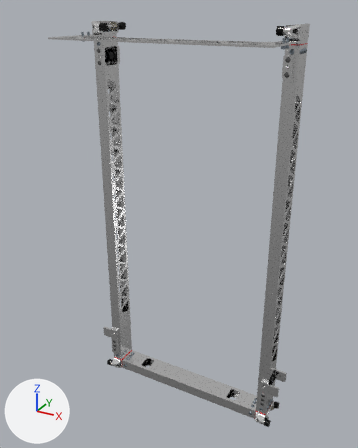
One commit to the glTF model assets/Robot_JustTod/model_0.glb: the scene before it, then after it.
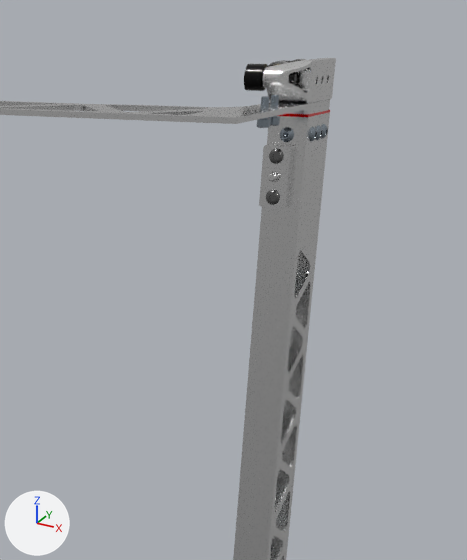
The first picture shows the older version from a 50 mm lens placed at (0.478, -0.734, 0.981), pointed at (-0.004, 0.143, 0.542). The close-ups show both versions on the part from 52% to 100% of the width and 0% to 46% of the height of that picture; other places that the commit changed are outside them. Lighting does not change. The marker at lower left points along +X, +Y and +Z. Where no turn or scale is listed for an object, it has been applied to the vertices.

In view in the first close-up: '97832A172_18-8 Stainless Steel Shoulder Screw', 'Rivet.002', 'Rivet.006', 'SDS Elevator Block.003', 'Socket button head cap screw #10-32 x 0.004', 'Socket button head cap screw #10-32 x 0.009', 'Socket button head cap screw #10-32 x 0.017', 'Socket button head cap screw #10-32 x 0.026', 'Socket head cap screw #10-32 x 0.001', 'Socket head cap screw #10-32 x 0.003', 'Stage 1 Cross Bar', 'Stage 1 Crossbar Spacer', 'Top Hard Stop.001', 'Tube 2"x1"x33" middle L'.
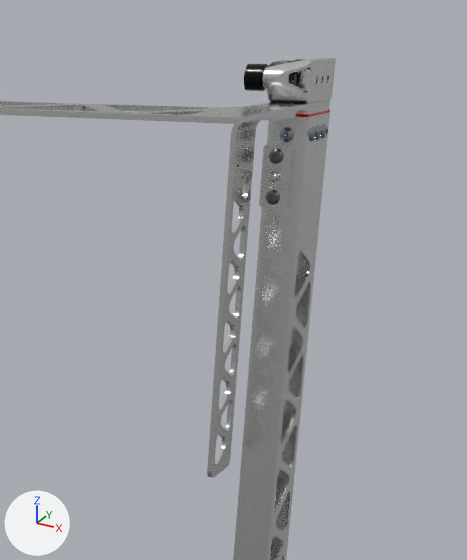
Where the newer file only moved an object's origin or applied its transform, the numbers keep the older frame.

The change, as a diff of the scene's bpy script:
```diff
--- a/assets/Robot_JustTod/model_0.glb.py
+++ b/assets/Robot_JustTod/model_0.glb.py
@@ mat_mat_0 @@
 mat_mat_0 = principled_material('mat_0')
-mat_mat_0.base_color = (0.323, 0.376, 0.429)  # grey #9aa5af
+mat_mat_0.base_color = (0.791, 0.791, 0.791)  # white #e6e6e6
 mat_mat_0.metallic = 1.0
@@ mat_mat_2 @@
 mat_mat_2 = principled_material('mat_2')
-mat_mat_2.base_color = (0.791, 0.791, 0.791)  # white #e6e6e6
+mat_mat_2.base_color = (0.209, 0.209, 0.209)  # grey #7e7e7e
 mat_mat_2.metallic = 1.0
@@ me_stage_1_cross_bar @@
 me_stage_1_cross_bar.from_pydata(...)  # 1648 vertices, 3368 faces; spans x -0.222..0.222, y -0.191..0.0, z 0.0..0.003
-me_stage_1_cross_bar.materials.append(mat_mat_2)  # white #e6e6e6
+me_stage_1_cross_bar.materials.append(mat_mat_0)  # white #e6e6e6
@@ me_top_hard_stop_001 @@
 me_top_hard_stop_001.from_pydata(...)  # 296 vertices, 600 faces; spans x -0.0089..0.0089, y 0.0..0.0063, z -0.0063..0.0318
-me_top_hard_stop_001.materials.append(mat_mat_2)  # white #e6e6e6
+me_top_hard_stop_001.materials.append(mat_mat_0)  # white #e6e6e6
@@ me_tube_2_x1_x33__middle_l @@
 me_tube_2_x1_x33__middle_l.from_pydata(...)  # 5744 vertices, 11784 faces; spans x 0.406..0.432, y -0.025..0.025, z 0.002..0.837
-me_tube_2_x1_x33__middle_l.materials.append(mat_mat_2)  # white #e6e6e6
+me_tube_2_x1_x33__middle_l.materials.append(mat_mat_0)  # white #e6e6e6
@@ me_part_1 @@
+me_part_1.from_pydata(...)  # 1288 vertices, 2632 faces; spans x 0.0..0.029, y -0.019..0.019, z -0.127..0.106
+me_part_1.materials.append(mat_mat_0)  # white #e6e6e6
@@ ob_part_1 @@
+ob_part_1 = bpy.data.objects.new('Part 1', me_part_1)
+ob_part_1.location = (0.1928, 0.122, 0.8178)
```

Changed parts and their boxes (x1, y1, x2, y2) in the close-ups (467 x 560 px):
'Part 1', added: after (207, 112, 296, 478)
'Socket head cap screw #10-32 x 0.001', recoloured: (257, 96, 270, 128) in both
'Socket head cap screw #10-32 x 0.003', recoloured: (268, 95, 280, 126) in both
